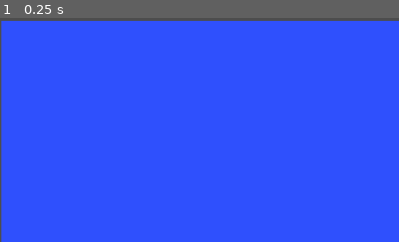
Above: before the commit, frame 1.
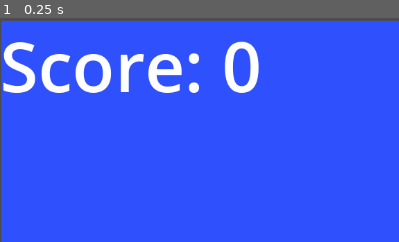
Above: after the commit, the same moment.

Repository: lemonpeppereel/Midyear-Project
Game: Godot game, scene res://MarioGame.tscn
Same seed, same stepped clock (60 frames per second), same inputs: the game is played once before the commit and once after it. This scene is started directly instead of the project's main scene.
Inputs:
- Up to frame 1 (0.25 s): no input
The pictures show only the part of the screen within x 0-50%, y 0-50%; the shares and areas given below are measured in that part.

The runs differ from the first frame. In frame 1, 5.2% of the frame differs, in the area x 0-65%, y 10-34%.
Error before the commit: Parse Error: Identifier "coin" not declared in the current scope. (res://Node2D.gd:25)

Commit message:
added score (but display doesn't change)

Diff:
--- a/Coin.gd
+++ b/Coin.gd
@@ -2,7 +2,6 @@
 
 @export var speed = 400
 @onready var animations = $Coinani
-var score = 0
 
 func _physics_process(delta):
 	global_position.y += -speed * delta
@@ -14,4 +13,4 @@
 
 func _on_area_entered(area):
 	area.queue_free()
-	score +=10;
+	MarioScore.score +=10;
--- a/Mario.gd
+++ b/Mario.gd
@@ -33,3 +33,5 @@
 		velocity += (input * accel * delta)
 		velocity = velocity.limit_length(max_speed)
 	move_and_slide()
+
+	global_position = global_position.clamp(Vector2(-650,-600), Vector2(2250,2300))
--- a/MarioGame.tscn
+++ b/MarioGame.tscn
@@ -1,13 +1,17 @@
-[gd_scene load_steps=14 format=3 uid="uid://ovwppidem4ym"]
+[gd_scene load_steps=16 format=3 uid="uid://ovwppidem4ym"]
 
 [ext_resource type="Script" path="res://Node2D.gd" id="1_4mp50"]
 [ext_resource type="PackedScene" uid="uid://cwrx1tuuyou7k" path="res://koopatroopa.tscn" id="2_2mb6o"]
 [ext_resource type="Texture2D" uid="uid://dfdsuwgjbmx1t" path="res://images/mariobgtest.jpeg" id="2_sy4ey"]
+[ext_resource type="Script" path="res://marioscorecount.gd" id="3_e23nj"]
 [ext_resource type="Script" path="res://Mario.gd" id="3_ma6q8"]
 [ext_resource type="Texture2D" uid="uid://b77vmmuth38t8" path="res://images/mario-sprite.png" id="4_4d3ro"]
 [ext_resource type="Script" path="res://shooting.gd" id="5_71ave"]
 [ext_resource type="PackedScene" uid="uid://ngjvfrs21wsp" path="res://coin.tscn" id="6_vp7om"]
 [ext_resource type="AudioStream" uid="uid://bv871grun77cw" path="res://MarioTheme.mp3" id="7_ngy1d"]
+
+[sub_resource type="LabelSettings" id="LabelSettings_fbopp"]
+font_size = 100
 
 [sub_resource type="Animation" id="Animation_fqvxo"]
 resource_name = "shoot"
@@ -56,6 +60,15 @@
 script = ExtResource("1_4mp50")
 koopa_scene = ExtResource("2_2mb6o")
 
+[node name="marioscorecount" type="CanvasLayer" parent="."]
+
+[node name="mariolabel" type="Label" parent="marioscorecount"]
+offset_right = 483.0
+offset_bottom = 142.0
+text = "Score:"
+label_settings = SubResource("LabelSettings_fbopp")
+script = ExtResource("3_e23nj")
+
 [node name="TextureRect" type="TextureRect" parent="."]
 offset_left = 2.0
 offset_top = 4.0
--- /dev/null
+++ b/MarioScore.gd
@@ -0,0 +1,11 @@
+extends Node
+
+var score = 0
+
+func _ready():
+	pass # Replace with function body.
+
+
+# Called every frame. 'delta' is the elapsed time since the previous frame.
+func _process(delta):
+	pass
--- a/Node2D.gd
+++ b/Node2D.gd
@@ -7,7 +7,6 @@
 var random = RandomNumberGenerator.new()
 
 @onready var koopascene = preload("res://koopatroopa.tscn")
-@onready var coingame = preload("res://Coin.gd")
 
 func _process(delta):
 	if Input.is_action_pressed("ui_down"):
@@ -22,7 +21,7 @@
 
 func _change_world():
 	random.randomize()
-	if coin.score >= 10:
+	if MarioScore.score >= 100:
 		if random.randi_range(0,7) == 0:
 			get_tree().change_scene_to_file("res://goku_game.tscn")
 		elif random.randi_range(0,7) == 1:
--- /dev/null
+++ b/marioscorecount.gd
@@ -0,0 +1,16 @@
+extends Label
+
+var value = 0
+
+func _addscore():
+	value += MarioScore.score
+
+func _ready():
+	if value>=0:
+		text = "Score: " + str(value)
+		_addscore()
+
+
+# Called every frame. 'delta' is the elapsed time since the previous frame.
+func _process(delta):
+	pass
--- a/project.godot
+++ b/project.godot
@@ -17,4 +17,4 @@
 
 [autoload]
 
-Coin="*res://Coin.gd"
+MarioScore="*res://MarioScore.gd"
